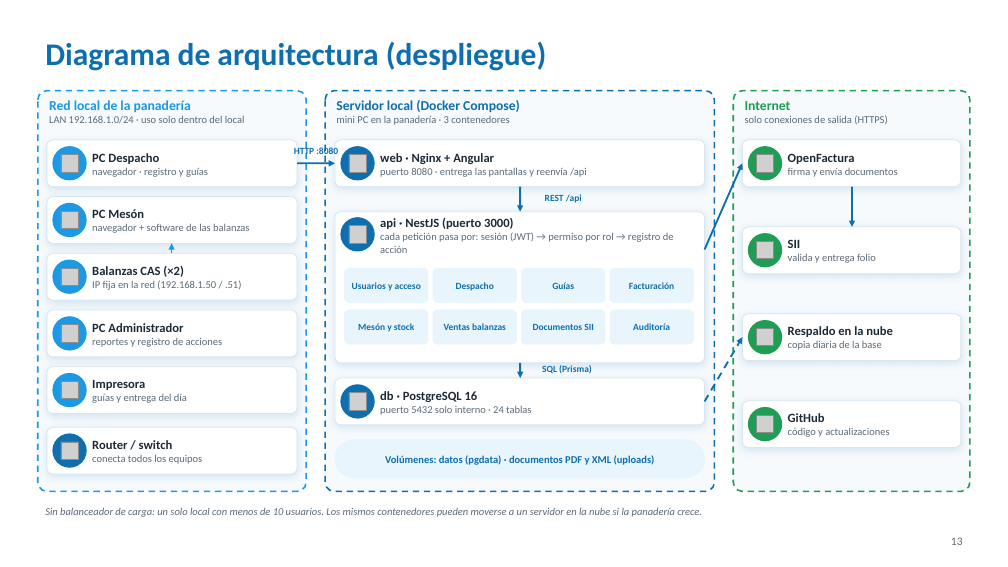
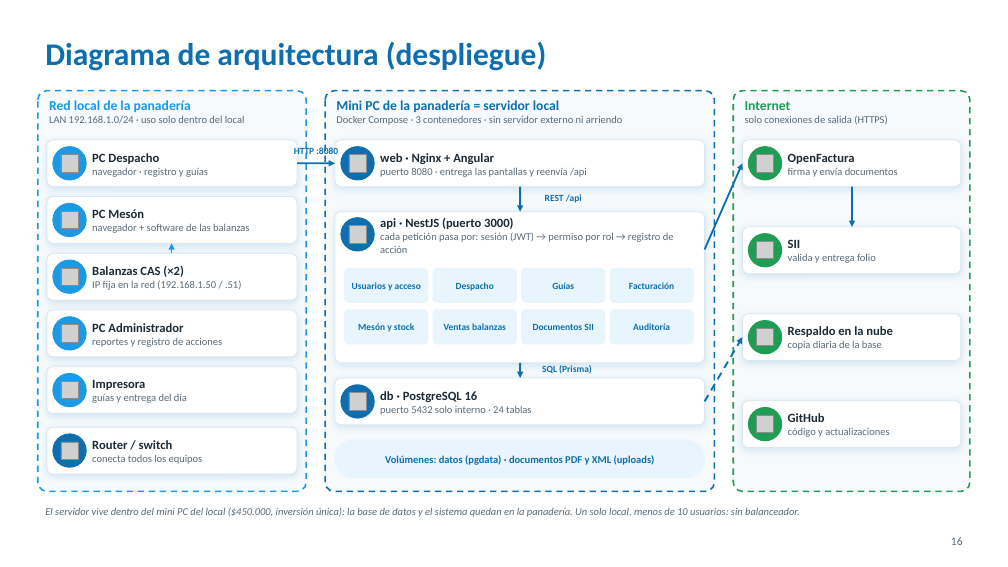
Before and after one commit to Javi3rr/proyecto-capstone, a slide deck: slide 16 of Fase 3/Evidencias Grupales/2. Presentación/Patopan_Presentacion_Final.pptx (slide 13 before the commit). Drawn at 1008x567 pixels with LibreOffice and Linux fonts; fonts in the diff are those of the drawing; grey boxes stand for pictures; background and template pictures are left out. Boxes give left, top, right and bottom in pixels: in the first picture for what was removed or moved away, otherwise in the second. Text is boxed around its words. In the diff, an @@ line names an element or a change of style, - is before the commit and + after.

```diff
--- a/Fase 3/Evidencias Grupales/2. Presentación/Patopan_Presentacion_Final.pptx
+++ b/Fase 3/Evidencias Grupales/2. Presentación/Patopan_Presentacion_Final.pptx
@@ text at [336, 100, 622, 125]: text changed @@
-Servidor local (Docker Compose)
-mini PC en la panadería · 3 contenedores
+Mini PC de la panadería = servidor local
+Docker Compose · 3 contenedores · sin servidor externo ni arriendo
@@ text at [45, 507, 800, 517]: text changed @@
-Sin balanceador de carga: un solo local con menos de 10 usuarios. Los mismos contenedores pueden moverse a un servidor en la nube si la panadería crece.
+El servidor vive dentro del mini PC del local ($450.000, inversión única): la base de datos y el sistema quedan en la panadería. Un solo local, menos de 10 usuarios: sin balanceador.
@@ page number at [951, 537, 963, 545]: text changed @@
-13
+16
```
Also in this commit, not shown: 6 other slides changed, 8 slides added, 3 slides removed.
